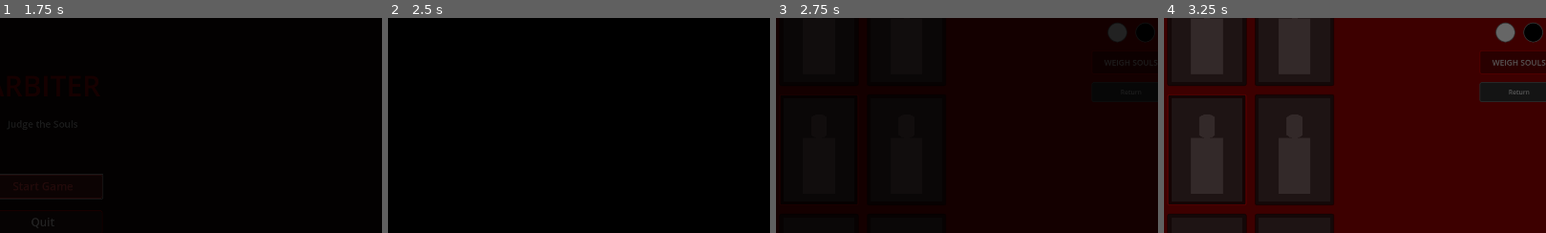
Above: before the commit, frames 1-4 (left to right).
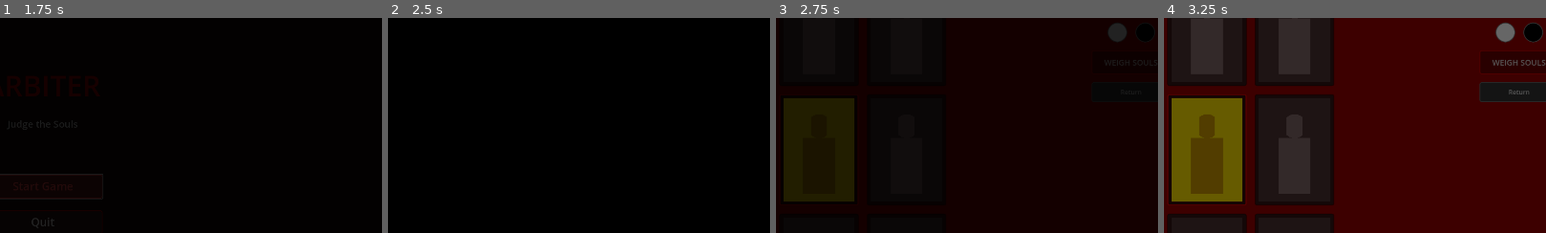
Above: after the commit, the same moments.

Repository: Amoniethian/Arbiter_godot
Game: Godot game, scene res://scenes/main.tscn
The game is run twice, just before and just after one commit, with the same random seed, the same clock (stepped at 60 frames per second) and the same inputs.
Inputs (mouse positions are % of the whole screen's width and height, from its top left):
- Up to frame 1 (1.75 s): tap Enter at 0.5, 0.6 s; move the mouse to (72, 45) at 0.52 s; click (72, 45) at 0.67 s; tap Space at 0.77 s; click "Start Game" at 1.25 s
- Up to frame 2 (2.5 s): click "Skip" at 2 s
- Up to frame 3 (2.75 s): no input
- Up to frame 4 (3.25 s): click (39, 22) at 2.77 s
The pictures show only the part of the screen within x 44-94%, y 19-69%; the shares and areas given below are measured in that part.

Frames 1-2 are identical in both runs. In frame 4, 8.9% of the frame differs, in the area x 2-21%, y 37-86%.

Commit message:
feat: Add cheat mode to highlight target demons in yellow
- Added cheat_mode flag (default: true) to GameManager for testing
- Added is_target_demon() helper function to check if character is the target
- Modified grid_cell.gd to show bright yellow placeholder for target demons
- Normal demons still use dark placeholder color

https://claude.ai/code/session_01LrXhrRsjZNbqAMwmqiLSmU

Diff:
--- a/scripts/autoload/game_manager.gd
+++ b/scripts/autoload/game_manager.gd
@@ -41,6 +41,9 @@
 ## Player has seen intro / 玩家已看过开场
 var has_seen_intro: bool = false
 
+## Cheat mode for testing - highlights target demons in yellow / 测试用作弊模式 - 用黄色高亮目标恶魔
+var cheat_mode: bool = true
+
 
 func _ready() -> void:
 	process_mode = Node.PROCESS_MODE_ALWAYS
@@ -120,6 +123,18 @@
 ## Check if character is dead / 检查角色是否死亡
 func is_character_dead(character_id: String) -> bool:
 	return character_id in dead_characters
+
+
+## Check if character is the target demon (for cheat mode) / 检查角色是否是目标恶魔（作弊模式用）
+func is_target_demon(character_id: String) -> bool:
+	if current_level_data.get("type", "") != "demon":
+		return false
+
+	for char_data in current_level_data.get("characters", []):
+		if char_data["id"] == character_id:
+			return char_data.get("is_target", false)
+
+	return false
 
 
 ## Execute judgment for demon levels / 执行恶魔关卡的判定
--- a/scripts/ui/grid_cell.gd
+++ b/scripts/ui/grid_cell.gd
@@ -100,18 +100,26 @@
 ## Create placeholder texture / 创建占位符纹理
 func _create_placeholder_texture() -> void:
 	var img = Image.create(180, 260, false, Image.FORMAT_RGBA8)
-	img.fill(Color(0.3, 0.2, 0.2, 1))
+
+	# Check if this is the target demon in cheat mode / 检查作弊模式下是否是目标恶魔
+	var is_target = GameManager.cheat_mode and GameManager.is_target_demon(character_id)
+
+	# Use bright yellow for target demon, normal dark for others / 目标恶魔用明黄色，其他用暗色
+	var bg_color = Color(1.0, 0.9, 0.0, 1) if is_target else Color(0.3, 0.2, 0.2, 1)
+	var silhouette_color = Color(0.8, 0.6, 0.0, 1) if is_target else Color(0.5, 0.4, 0.4, 1)
+
+	img.fill(bg_color)
 
 	# Draw simple silhouette
 	for y in range(40, 100):
 		for x in range(70, 110):
 			var dist = Vector2(x - 90, y - 70).length()
 			if dist < 30:
-				img.set_pixel(x, y, Color(0.5, 0.4, 0.4, 1))
+				img.set_pixel(x, y, silhouette_color)
 
 	for y in range(100, 240):
 		for x in range(50, 130):
-			img.set_pixel(x, y, Color(0.5, 0.4, 0.4, 1))
+			img.set_pixel(x, y, silhouette_color)
 
 	var tex = ImageTexture.create_from_image(img)
 	character_sprite.texture = tex
